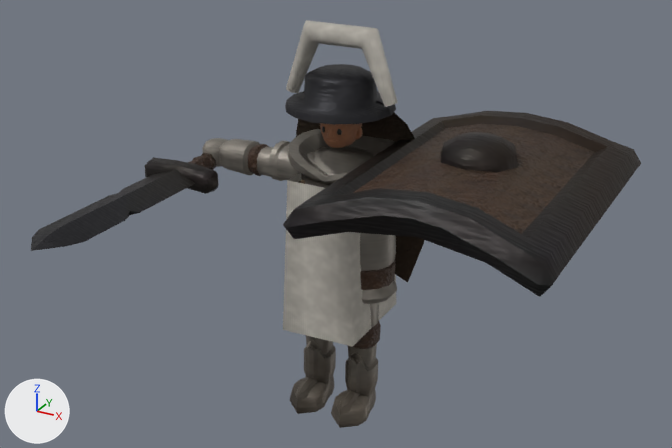
A saved change to the glTF model csharp/Unciv.Godot/Packs/units/models/unit/Legion.glb.
Before and after are seen from a 50 mm camera at (0.997, -1.836, 1.432) aimed at (0.063, -0.138, 0.583). The lights are fixed; the arrows at lower left show +X, +Y and +Z. The older version comes first. Where no turn or scale is listed for an object, it has been applied to the vertices. Vertices at exactly the same position are counted once.

Script lines for the objects in view, before the commit:
```python
ob_1h_sword = bpy.data.objects.new('1H_Sword', me_mesh_1h_sword)
ob_1h_sword.location = (-0.364, -0.063, 0.626)
ob_knight_cape = bpy.data.objects.new('Knight_Cape', me_mesh_knight_cape)
ob_knight_cape.location = (0.0, 0.0, 0.835)
ob_rectangle_shield = bpy.data.objects.new('Rectangle_Shield', me_mesh_rectangle_shield)
ob_rectangle_shield.location = (0.364, -0.06, 0.722)
ob_warrior = bpy.data.objects.new('Warrior', me_mesh_skinned)
ob_warrior.location = (0.0, 0.0, -0.011)
```
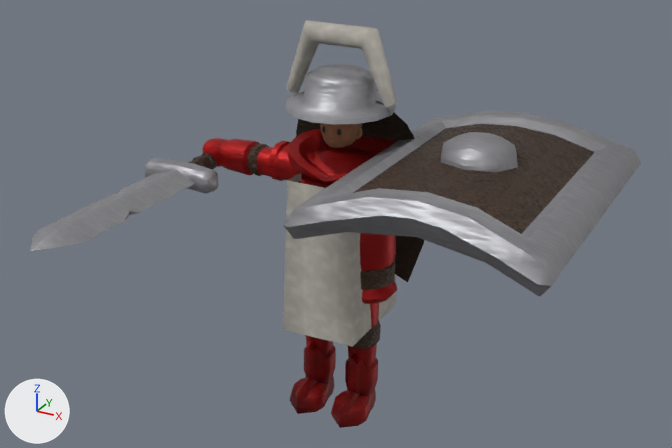
The change, as JSON lines over the scene's bpy script:
```json
{"block": "me_mesh_skinned", "where": "me_mesh_skinned.from_pydata(...)  # 2517 vertices, 4688 faces; spans x -0.394..0.394, y -0.132..0.127, z 0.011..1.015"}
{"block": "me_mesh_skinned", "where": "# used by ob_warrior; location = (0.0, 0.0, -0.011)"}
{"block": "me_mesh_skinned", "change": "me_mesh_skinned part 1: 2062 faces centred in x -0.394..0.394, y -0.097..0.104, z 0.041..0.734 are repainted in the vertex colours; the middle colour goes from grey #8d887f to red #af0d0d"}
{"block": "me_mesh_skinned", "change": "me_mesh_skinned part 2: 1020 faces centred in x -0.254..0.321, y -0.127..0.122, z 0.012..0.911 are repainted in the vertex colours; the middle colour goes from dark grey #6d655c to red #920d0d"}
{"block": "me_mesh_rectangle_shield", "where": "me_mesh_rectangle_shield.from_pydata(...)  # 140 vertices, 262 faces; spans x -0.271..0.271, y -0.366..0.366, z -0.089..0.096"}
{"block": "me_mesh_rectangle_shield", "where": "# used by ob_rectangle_shield; location = (0.364, -0.06, 0.722)"}
{"block": "me_mesh_rectangle_shield", "change": "me_mesh_rectangle_shield part 3: 87 faces centred in x -0.264..0.264, y -0.338..0.354, z -0.05..0.091 are repainted in the vertex colours; the middle colour goes from brown #322a22 to grey #a6a6aa"}
{"block": "me_mesh_rectangle_shield", "change": "me_mesh_rectangle_shield part 4: 56 faces centred in x -0.264..0.264, y -0.354..0.087, z -0.05..0.081 are repainted in the vertex colours; the middle colour goes from dark grey #322e2e to grey #afafb4"}
{"block": "me_mesh_rectangle_shield", "change": "me_mesh_rectangle_shield part 5: 49 faces centred in x -0.264..0.257, y -0.354..0.262, z -0.05..0.091 are repainted in the vertex colours; the middle colour goes from dark grey #322a2a to grey #aaaaaf"}
{"block": "me_mesh_1h_sword", "where": "me_mesh_1h_sword.from_pydata(...)  # 160 vertices, 300 faces; spans x -0.103..0.103, y -0.578..0.15, z -0.027..0.027"}
{"block": "me_mesh_1h_sword", "where": "# used by ob_1h_sword; location = (-0.364, -0.063, 0.626)"}
{"block": "me_mesh_1h_sword", "change": "me_mesh_1h_sword part 6: 143 faces centred in x -0.101..0.101, y -0.544..0.132, z -0.027..0.027 are repainted in the vertex colours; the middle colour goes from dark grey #322e2a to grey #adadb2"}
```

Changed parts and their boxes [x1, y1, x2, y2] in the pictures (672 x 448 px):
```json
{"part": 1, "of": "me_mesh_skinned", "change": "recoloured", "before": [202, 129, 397, 401], "after": [202, 129, 397, 401]}
{"part": 2, "of": "me_mesh_skinned", "change": "recoloured", "before": [285, 64, 396, 428], "after": [285, 64, 396, 428]}
{"part": 3, "of": "me_mesh_rectangle_shield", "change": "recoloured", "before": [296, 111, 641, 239], "after": [296, 111, 641, 239]}
{"part": 4, "of": "me_mesh_rectangle_shield", "change": "recoloured", "before": [294, 146, 603, 297], "after": [294, 146, 603, 297], "on screen": "dark grey to grey"}
{"part": 5, "of": "me_mesh_rectangle_shield", "change": "recoloured", "before": [283, 115, 608, 284], "after": [283, 115, 608, 284]}
{"part": 6, "of": "me_mesh_1h_sword", "change": "recoloured", "before": [31, 157, 219, 251], "after": [31, 157, 219, 251], "on screen": "dark grey to grey"}
```
